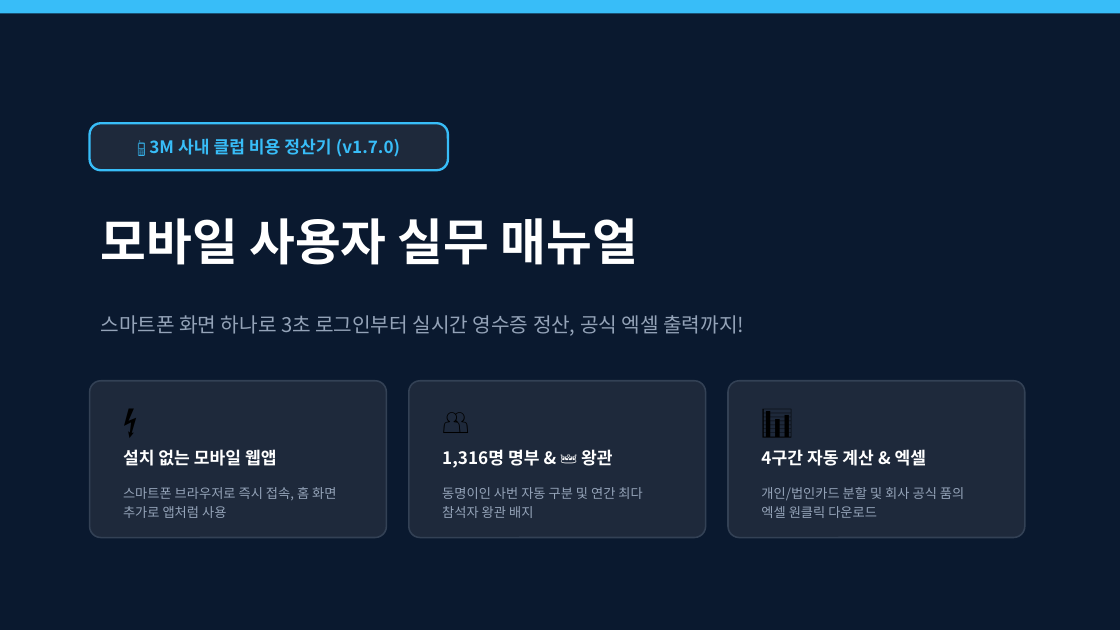
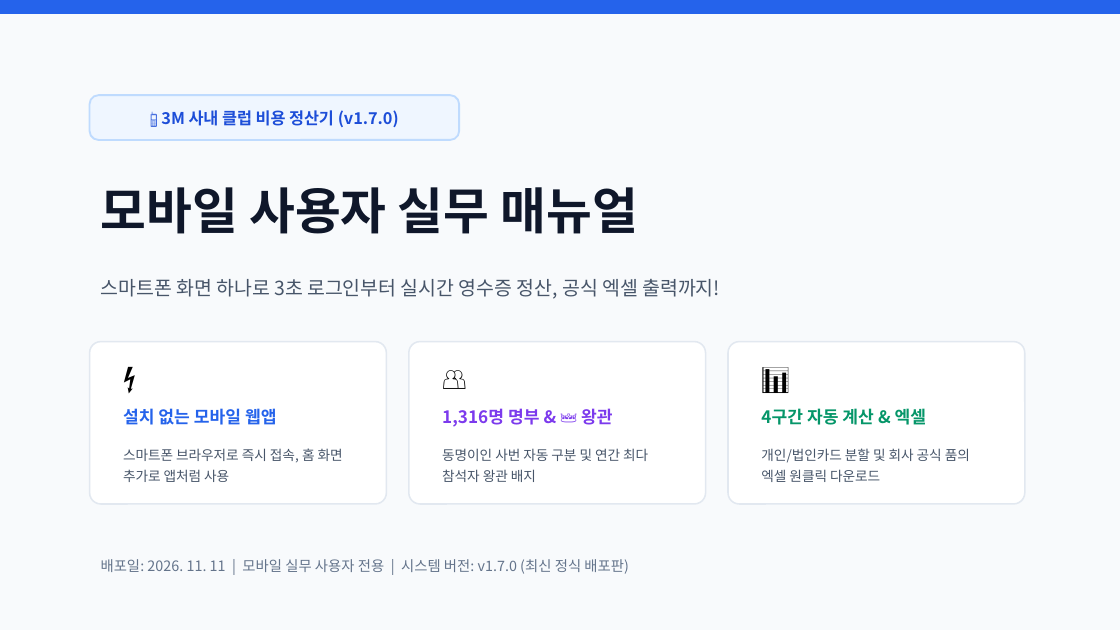
Before and after one commit to gochujangs33-dot/Club-expense, a slide deck: slide 1 of 3M_사내_클럽_비용_정산_시스템_사용자_매뉴얼(모바일).pptx. Drawn at 1120x630 pixels with LibreOffice and Linux fonts; fonts in the diff are those of the drawing. Boxes give left, top, right and bottom in pixels: in the first picture for what was removed or moved away, otherwise in the second. Text is boxed around its words. In the diff, an @@ line names an element or a change of style, - is before the commit and + after.

Commit message:
v1.7.0: 사용자/관리자 매뉴얼 PPTX 첫 페이지(표지) 라이트 테마 통일 및 문서 규칙 반영

```diff
--- a/3M_사내_클럽_비용_정산_시스템_사용자_매뉴얼(모바일).pptx
+++ b/3M_사내_클럽_비용_정산_시스템_사용자_매뉴얼(모바일).pptx
@@ rectangle at (0, 0, 1120, 629): fill #0A192F to #F8FAFC; outline none to #F8FAFC 1 pt @@
@@ rectangle at (0, 0, 1120, 13): fill #38BDF8 to #2563EB; outline none to #2563EB 1 pt @@
@@ text "📱 3M 사내 클럽 비용 ...": place and size @@
-text "📱 3M 사내 클럽 비용 ..." at (149, 138, 400, 157)
+text "📱 3M 사내 클럽 비용 ..." at (161, 110, 399, 127)
@@ text "📱 3M 사내 클럽 비용 ..." at (161, 110, 399, 127): size 11 to 10.5 pt, text colour #38BDF8 to #1D4ED8 @@
@@ rounded rectangle: place and size @@
-rounded rectangle at (90, 123, 448, 170)
+rounded rectangle at (90, 95, 459, 140)
@@ rounded rectangle at (90, 95, 459, 140): fill #1E293B to #EFF6FF; outline #38BDF8 1.5 pt to #BFDBFE 1.2 pt; proportions changed @@
@@ text "모바일 사용자 실무 매뉴얼": place and size @@
-text "모바일 사용자 실무 매뉴얼" at (101, 218, 638, 265)
+text "모바일 사용자 실무 매뉴얼" at (101, 187, 638, 234)
@@ text "모바일 사용자 실무 매뉴얼" at (101, 187, 638, 234): text colour #FFFFFF to #0F172A @@
@@ text "스마트폰 화면 하나로 3초 로그인부터 ...": place and size @@
-text "스마트폰 화면 하나로 3초 로그인부터 ..." at (101, 315, 744, 336)
+text "스마트폰 화면 하나로 3초 로그인부터 ..." at (101, 279, 720, 299)
@@ text "스마트폰 화면 하나로 3초 로그인부터 ..." at (101, 279, 720, 299): size 13 to 12.5 pt, text colour #94A3B8 to #475569 @@
@@ rounded rectangle: place and size @@
-rounded rectangle at (90, 381, 386, 538)
+rounded rectangle at (90, 342, 386, 504)
@@ rounded rectangle: place and size @@
-rounded rectangle at (409, 381, 706, 538)
+rounded rectangle at (409, 342, 706, 504)
@@ fill #1E293B to #FFFFFF; outline #334155 1 pt to #E2E8F0 1 pt; proportions changed in 3 elements at (90, 342, 386, 504), (409, 342, 706, 504), (728, 342, 1025, 504) @@
@@ rounded rectangle: place and size @@
-rounded rectangle at (728, 381, 1025, 538)
+rounded rectangle at (728, 342, 1025, 504)
@@ 6 texts: place and size @@
-6 texts at (112, 398, 927, 468)
+6 texts at (112, 356, 927, 427)
@@ size 20 to 18 pt in 3 elements at (112, 356, 168, 399), (431, 356, 487, 399), (750, 356, 806, 399) @@
@@ text "설치 없는 모바일 웹앱" at (123, 408, 277, 425): text colour #FFFFFF to #2563EB @@
@@ text "1,316명 명부 & 👑 왕관" at (442, 408, 613, 427): text colour #FFFFFF to #7C3AED @@
@@ text "4구간 자동 계산 & 엑셀" at (761, 408, 927, 425): text colour #FFFFFF to #059669 @@
@@ text "스마트폰 브라우저로 즉시 접속, 홈 ...": place and size @@
-text "스마트폰 브라우저로 즉시 접속, 홈 ..." at (123, 487, 336, 518)
+text "스마트폰 브라우저로 즉시 접속, 홈 ..." at (123, 448, 343, 482)
@@ text "동명이인 사번 자동 구분 및 ...": place and size @@
-text "동명이인 사번 자동 구분 및 ..." at (442, 487, 642, 518)
+text "동명이인 사번 자동 구분 및 ..." at (442, 448, 648, 482)
@@ size 8.5 to 8.8 pt, text colour #94A3B8 to #475569; line spacing 12pt to 13pt in 3 elements at (123, 448, 343, 482), (442, 448, 648, 482), (761, 448, 970, 482) @@
@@ text "개인/법인카드 분할 및 회사 공식 ...": place and size @@
-text "개인/법인카드 분할 및 회사 공식 ..." at (761, 487, 964, 518)
+text "개인/법인카드 분할 및 회사 공식 ..." at (761, 448, 970, 482)
@@ text added at (101, 559, 629, 574), 9.2 pt, text #64748B @@
+배포일: 2026. 11. 11 | 모바일 실무 사용자 전용 | 시스템 버전: v1.7.0 (최신 정식 배포판)
```
Also in this commit, not shown: 4 other files.
